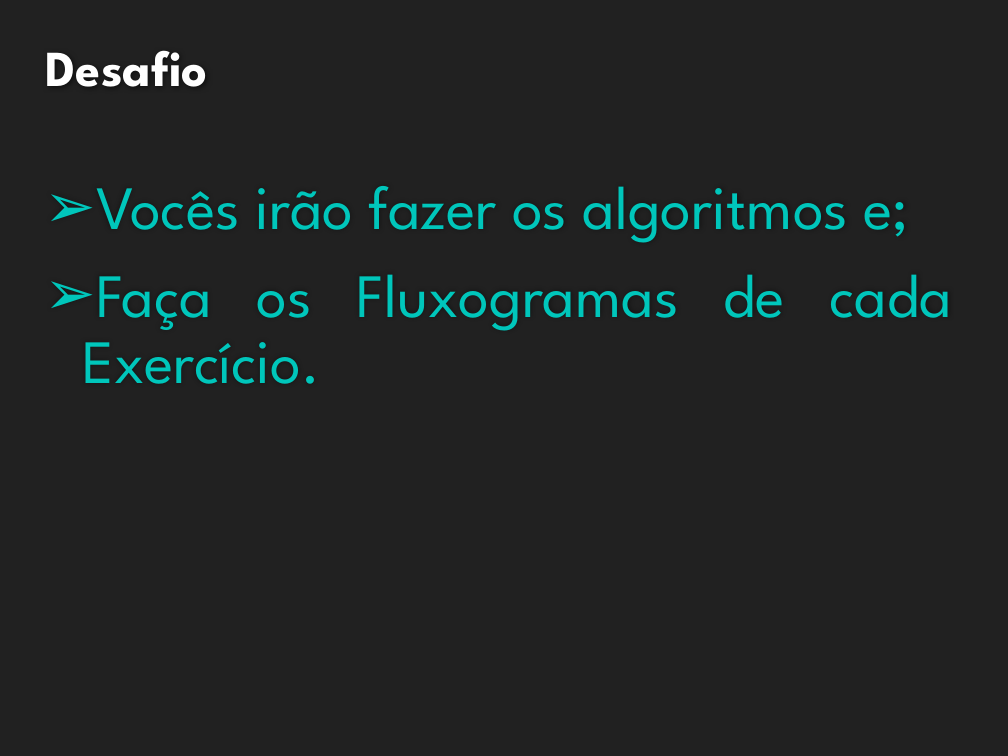
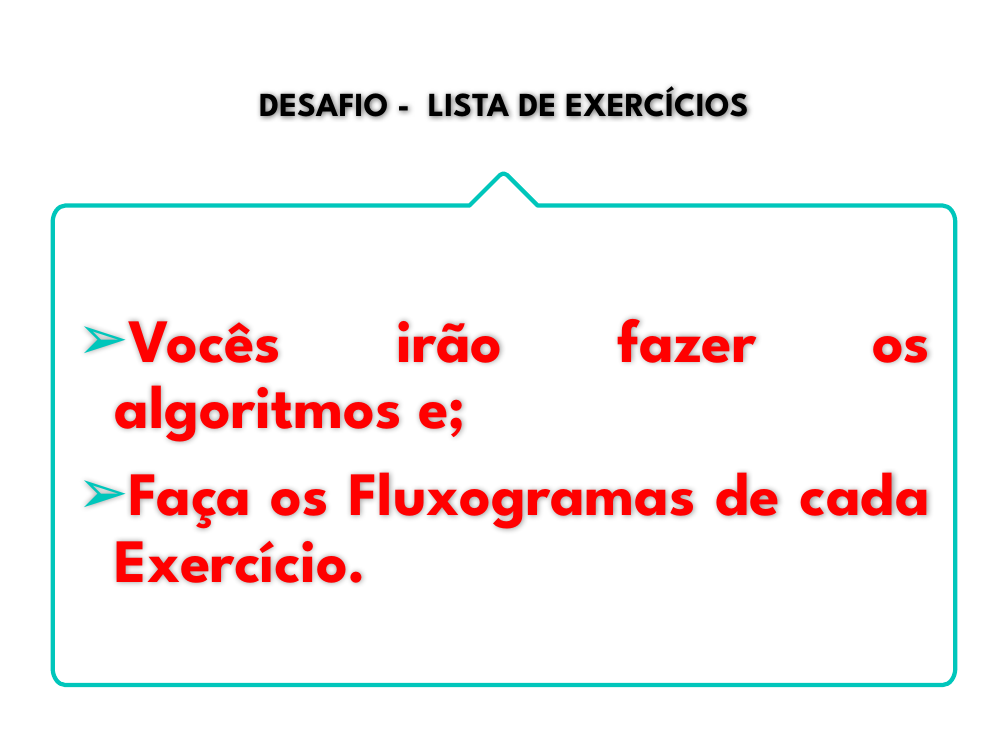
Before and after one commit to ProfAndersonVanin/aulas_PA_2024, a slide deck: slide 26 of LP-Aula-03 - Fluxogramas.pptx (slide 23 before the commit). Drawn at 1008x756 pixels with LibreOffice and Linux fonts; fonts in the diff are those of the drawing; background and template pictures are left out. Boxes give left, top, right and bottom in pixels: in the first picture for what was removed or moved away, otherwise in the second. Text is boxed around its words. In the diff, an @@ line names an element or a change of style, - is before the commit and + after.

Commit message:
Aula 03 - Fluxogramas e Exercícios

```diff
--- a/LP-Aula-03 - Fluxogramas.pptx
+++ b/LP-Aula-03 - Fluxogramas.pptx
@@ background #212121 to #FFFFFF @@
@@ title at [259, 83, 748, 127]: text changed; size 36 to 24 pt; text colour #FFFFFF to #000000 @@
-Desafio
+DESAFIO - LISTA DE EXERCÍCIOS
@@ freeform shape added at [52, 173, 955, 684], outline #00C6BB 3 pt @@
@@ text "Vocês irão fazer os algoritmos ...": place and size @@
-text "Vocês irão fazer os algoritmos ..." at [82, 186, 951, 384]
+text "Vocês irão fazer os algoritmos ..." at [115, 318, 930, 583]
@@ text "Vocês irão fazer os algoritmos ..." at [115, 318, 930, 583]: text colour #00C6BB to #FF0000, bold on; vertical alignment top to middle @@
```
Also in this commit, not shown: 4 other slides changed, 3 slides added.
